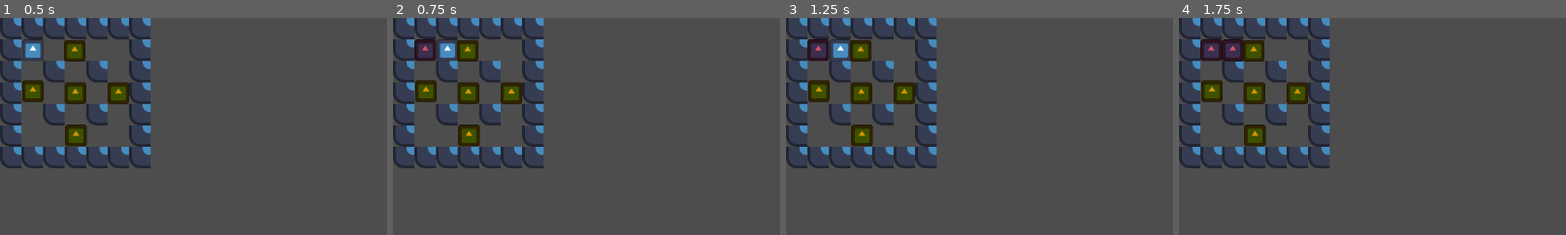
Above: before the commit, frames 1-4 (left to right).
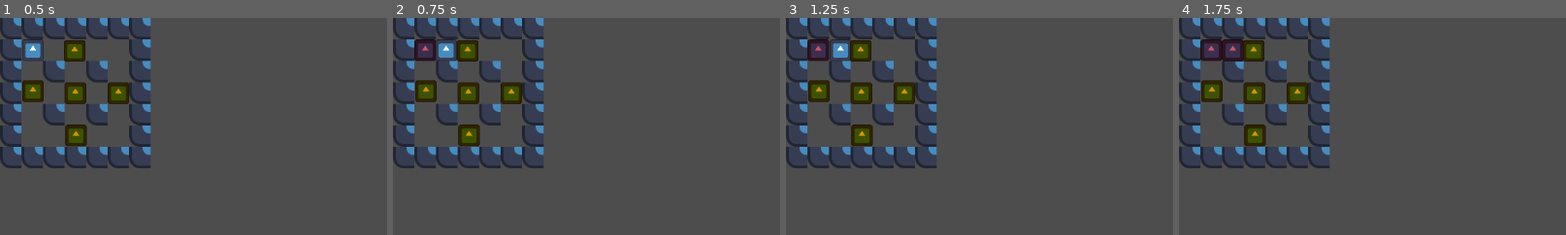
Above: after the commit, the same moments.

Repository: Overkane/bomberman
Game: Godot game, scene res://scenes/levels/level1_1/level1_1.tscn
Two runs of this game, one before a commit and one after it. Both use one fixed random seed, a clock stepped at 60 frames per second and the inputs below. The engine's default icon, where the game draws it, is replaced by a stand-in: a white triangle on a blue panel in a dark square.
Inputs:
- Up to frame 1 (0.5 s): no input
- Up to frame 2 (0.75 s): tap Enter at 0.5 s; hold D (move_right) from 0.53 s (still down); hold J (place_bomb) from 0.53 s (still down)
- Up to frame 3 (1.25 s): keep holding D (move_right); keep holding J (place_bomb)
- Up to frame 4 (1.75 s): tap Space at 1.25 s; release D (move_right) at 1.28 s; release J (place_bomb) at 1.28 s; hold S (move_down) from 1.28 s (still down); tap J (place_bomb) at 1.35 s
The pictures show only the part of the screen within x 0-50%, y 0-50%; the shares and areas given below are measured in that part.

Frame 1 is identical in both runs. In frame 2, 0.1% of the frame differs, in the area x 11-17%, y 9-20%; in frame 3, less than 0.1%; in frame 4, less than 0.1%.

Commit message:
Slower player, faster explosion disappear

Diff:
--- a/scenes/bomb_explosion/bomb_explosion.tscn
+++ b/scenes/bomb_explosion/bomb_explosion.tscn
@@ -22,5 +22,6 @@
 shape = SubResource("CapsuleShape2D_k8new")
 
 [node name="ExplosionLifetimeTimer" type="Timer" parent="."]
+wait_time = 0.5
 one_shot = true
 autostart = true
--- a/scenes/player/player.gd
+++ b/scenes/player/player.gd
@@ -1,13 +1,13 @@
 class_name Player
 extends CharacterBody2D
 
-const BASESPEED := 300.0
+const BASE_SPEED := 150.0
 const BOMB_SCENE := preload("uid://bpo5y5pvhbibe")
 
 
-func _physics_process(delta: float) -> void:
+func _physics_process(_delta: float) -> void:
 	var direction: Vector2 = Input.get_vector("move_left", "move_right", "move_up", "move_down")
-	velocity = direction * BASESPEED
+	velocity = direction * BASE_SPEED
 	move_and_slide()
 
 func _input(event) -> void:
